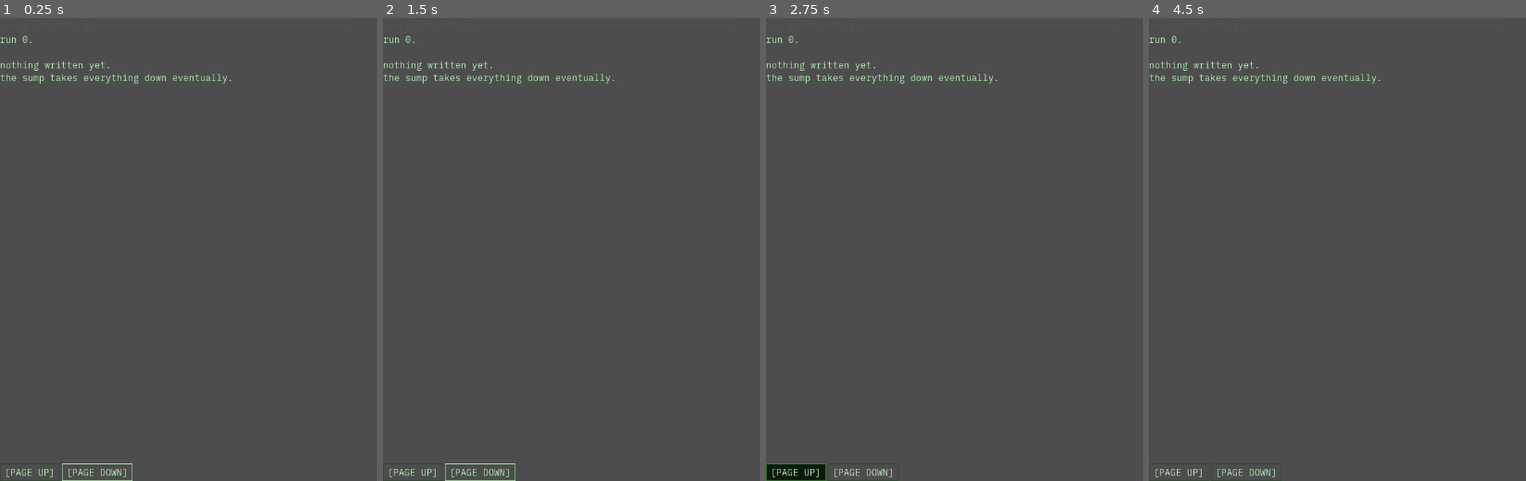
Above: before the commit, frames 1-4 (left to right).
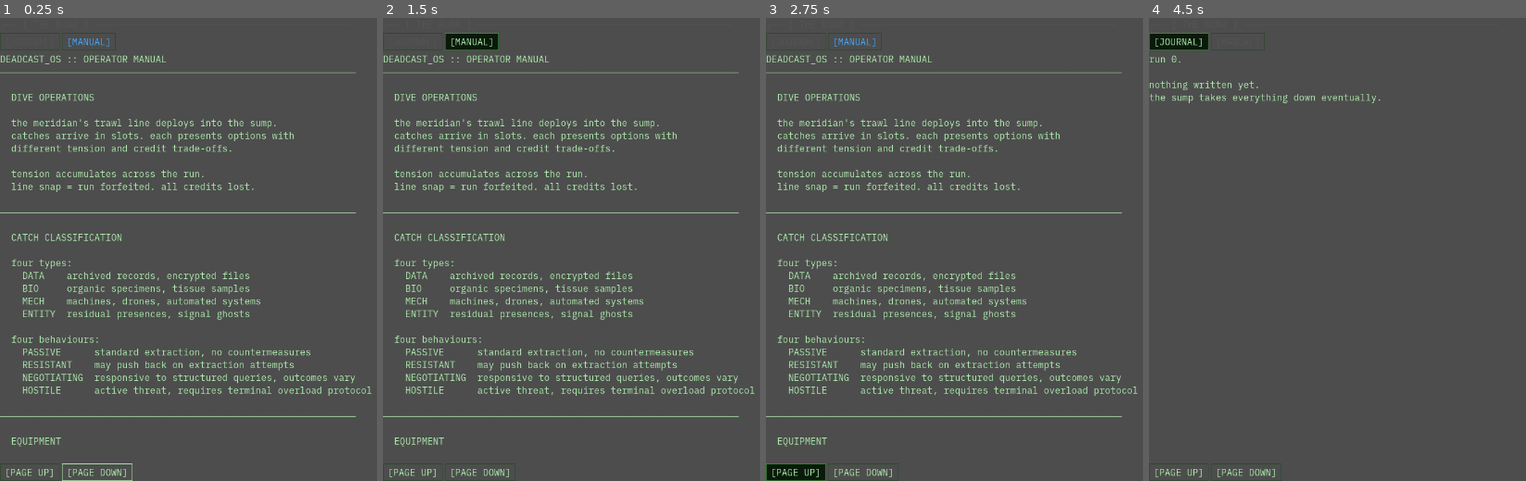
Above: after the commit, the same moments.

Repository: Teeohbee/deadcast
Game: Godot game, scene res://scenes/barge_hub/Bunk.tscn
The game is run twice, just before and just after one commit, with the same random seed, the same clock (stepped at 60 frames per second) and the same inputs. This scene is started directly instead of the project's main scene.
Inputs (mouse positions are in pixels of both pictures, inside the frame that each line leads up to):
- Up to frame 1 (0.25 s): no input
- Up to frame 2 (1.5 s): click (413, 41) at 0.5 s, where only the run after the commit has a clickable "[JOURNAL]"; click (473, 41) at 1.25 s, where only the run after the commit has a clickable "[MANUAL]"
- Up to frame 3 (2.75 s): click "[PAGE UP]" at 2 s
- Up to frame 4 (4.5 s): click "[PAGE DOWN]" at 2.75 s; click "[PAGE UP]" at 3.5 s; click (1179, 41) at 4.25 s, where only the run after the commit has a clickable "[JOURNAL]"

The runs differ from the first frame. In frame 1, 7.4% of the frame differs, in the area x 0-99%, y 3-93%; in frame 2, 7.9%, in the area x 0-99%, y 3-100%; in frame 3, 7.4%; in frame 4, 1.7%.

Commit message:
feat: add journal/manual toggle to bunk

Diff:
--- a/scenes/barge_hub/Bunk.gd
+++ b/scenes/barge_hub/Bunk.gd
@@ -1,10 +1,16 @@
 # scenes/barge_hub/Bunk.gd
 extends Control
 
-@onready var journal_label: RichTextLabel = $VBoxContainer/ScrollContainer/JournalLabel
+enum Mode { JOURNAL, MANUAL }
+
+@onready var content_label: RichTextLabel = $VBoxContainer/ScrollContainer/JournalLabel
 @onready var scroll_container: ScrollContainer = $VBoxContainer/ScrollContainer
 @onready var page_up_btn: Button = $VBoxContainer/PageButtons/PageUpButton
 @onready var page_down_btn: Button = $VBoxContainer/PageButtons/PageDownButton
+@onready var journal_toggle: Button = $VBoxContainer/ToggleRow/JournalToggle
+@onready var manual_toggle: Button = $VBoxContainer/ToggleRow/ManualToggle
+
+var _mode: Mode = Mode.JOURNAL
 
 func _ready() -> void:
 	self.theme = UIStyle.get_theme()
@@ -12,24 +18,47 @@
 	$VBoxContainer/TitleLabel.text = "┌── [ THE BUNK ] ──────────────────────────────────────────────"
 	UIStyle.apply_label($VBoxContainer/TitleLabel, UIStyle.COL_DIM)
 
-	page_up_btn.focus_mode = Control.FOCUS_ALL
-	page_down_btn.focus_mode = Control.FOCUS_ALL
-	page_up_btn.alignment = HORIZONTAL_ALIGNMENT_LEFT
-	page_down_btn.alignment = HORIZONTAL_ALIGNMENT_LEFT
-	UIStyle.apply_button(page_up_btn)
-	UIStyle.apply_button(page_down_btn)
+	for btn in [page_up_btn, page_down_btn, journal_toggle, manual_toggle]:
+		btn.focus_mode = Control.FOCUS_ALL
+		btn.alignment = HORIZONTAL_ALIGNMENT_LEFT
+		UIStyle.apply_button(btn)
+
 	page_up_btn.pressed.connect(_on_page_up)
 	page_down_btn.pressed.connect(_on_page_down)
+	journal_toggle.pressed.connect(func() -> void: _set_mode(Mode.JOURNAL))
+	manual_toggle.pressed.connect(func() -> void: _set_mode(Mode.MANUAL))
 
 	if GameState.journal_entries.is_empty():
-		journal_label.text = "run %d.\n\nnothing written yet.\nthe sump takes everything down eventually." % GameState.run_count
+		_set_mode(Mode.MANUAL)
 	else:
-		var reversed_entries = GameState.journal_entries.duplicate()
-		reversed_entries.reverse()
-		journal_label.text = "\n\n---\n\n".join(reversed_entries)
+		_set_mode(Mode.JOURNAL)
 
 	await get_tree().process_frame
 	page_down_btn.grab_focus()
+
+func _set_mode(mode: Mode) -> void:
+	_mode = mode
+	scroll_container.scroll_vertical = 0
+	_refresh_toggles()
+	_refresh_content()
+
+func _refresh_toggles() -> void:
+	journal_toggle.add_theme_color_override("font_color",
+		UIStyle.COL_ACCENT if _mode == Mode.JOURNAL else UIStyle.COL_DIM)
+	manual_toggle.add_theme_color_override("font_color",
+		UIStyle.COL_ACCENT if _mode == Mode.MANUAL else UIStyle.COL_DIM)
+
+func _refresh_content() -> void:
+	match _mode:
+		Mode.JOURNAL:
+			if GameState.journal_entries.is_empty():
+				content_label.text = "run %d.\n\nnothing written yet.\nthe sump takes everything down eventually." % GameState.run_count
+			else:
+				var reversed_entries = GameState.journal_entries.duplicate()
+				reversed_entries.reverse()
+				content_label.text = "\n\n---\n\n".join(reversed_entries)
+		Mode.MANUAL:
+			content_label.text = ManualContent.format_full_manual()
 
 func _on_page_up() -> void:
 	scroll_container.scroll_vertical -= int(scroll_container.size.y)
--- a/scenes/barge_hub/Bunk.tscn
+++ b/scenes/barge_hub/Bunk.tscn
@@ -18,6 +18,14 @@
 [node name="TitleLabel" type="Label" parent="VBoxContainer"]
 text = "THE BUNK"
 
+[node name="ToggleRow" type="HBoxContainer" parent="VBoxContainer"]
+
+[node name="JournalToggle" type="Button" parent="VBoxContainer/ToggleRow"]
+text = "[JOURNAL]"
+
+[node name="ManualToggle" type="Button" parent="VBoxContainer/ToggleRow"]
+text = "[MANUAL]"
+
 [node name="ScrollContainer" type="ScrollContainer" parent="VBoxContainer"]
 size_flags_vertical = 3
 horizontal_scroll_mode = 0
